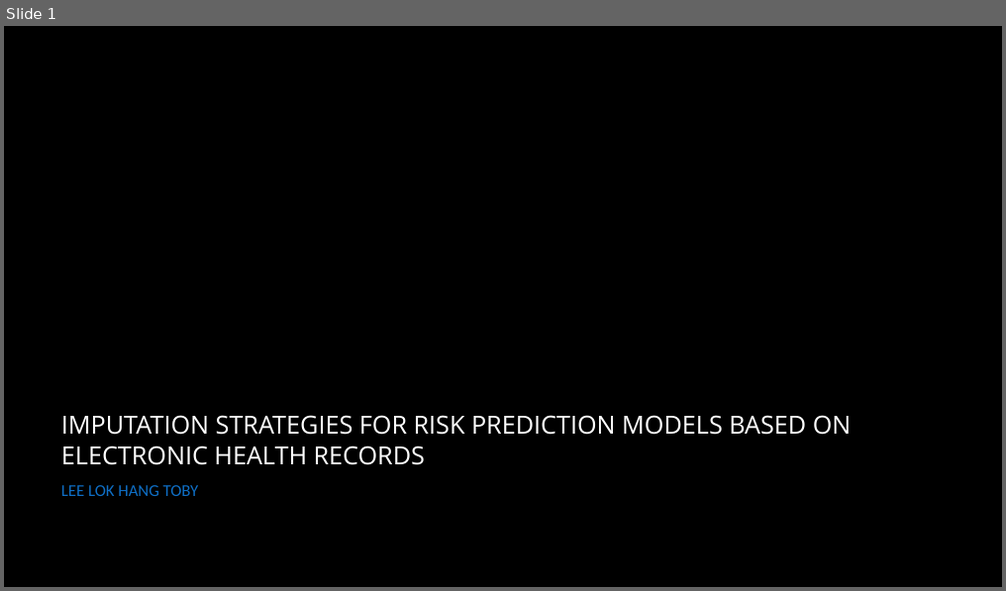
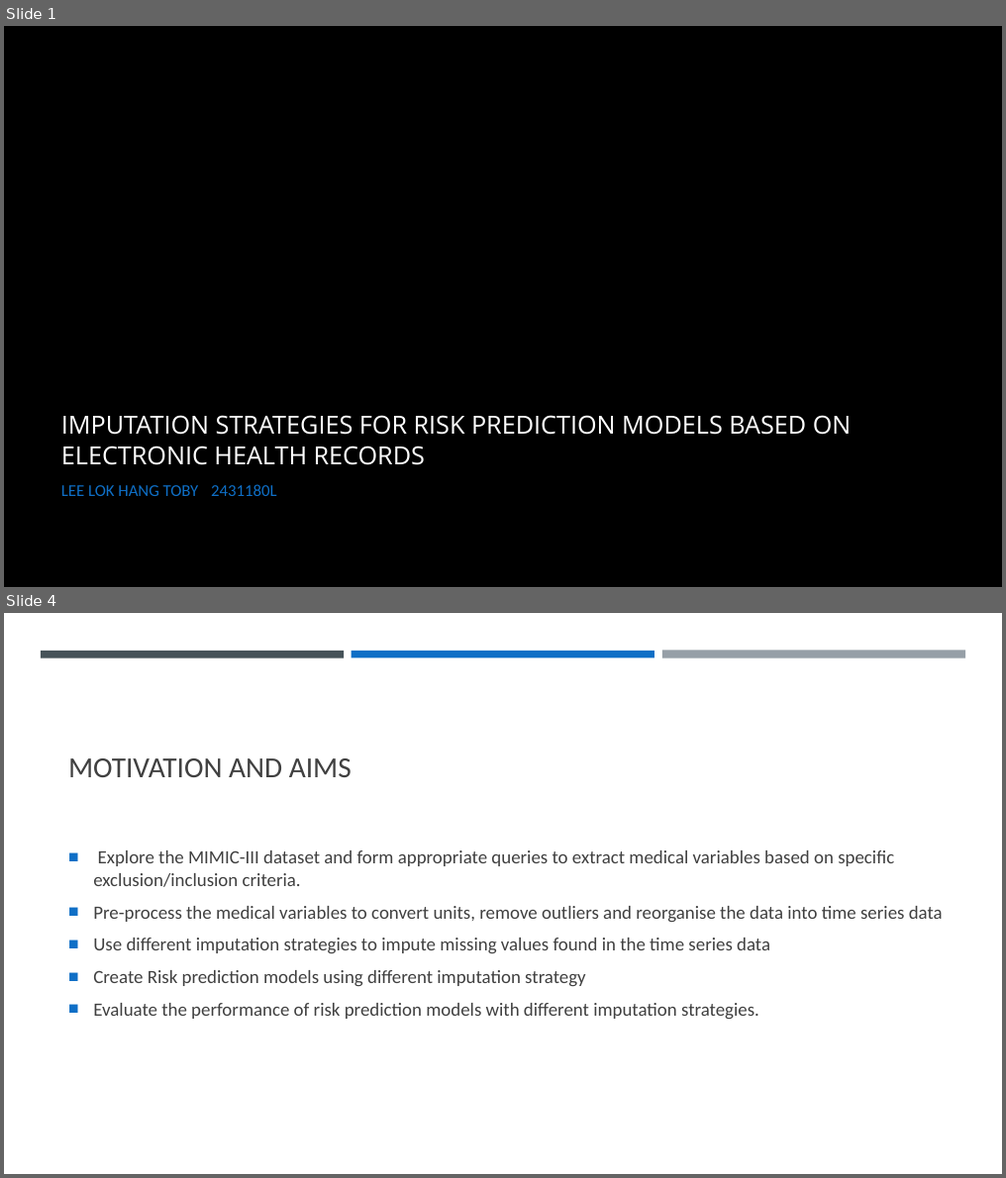
Before and after one commit to llhtoby/MIMIC-III-ML, a slide deck: presentation/Final Presentation.pptx. Shown one above the other, each under a label of ours: slide 1 before the commit, slides 1 and 4 after it; the slides between them are not shown. The pictures are 1006x591 and 1006x1178 pixels, drawn with LibreOffice and Linux fonts; fonts in the diff are those of the drawing; background and template pictures are left out. Boxes give left, top, right and bottom in pixels: in the first picture for what was removed or moved away, otherwise in the second. Text is boxed around its words. In the diff, an @@ line names an element or a change of style, - is before the commit and + after.

```diff
--- a/presentation/Final Presentation.pptx
+++ b/presentation/Final Presentation.pptx
@@ slide 4 added at [4,613,1002,1174], background #FFFFFF @@
@@ rectangle added at [41,651,344,658], fill #465359 @@
@@ rectangle added at [351,651,654,658], fill #0F6FC6 @@
@@ rectangle added at [662,651,965,659], fill #969FA7 @@
@@ title added at [68,759,351,777], 28 pt, text #404040 @@
+MOTIVATION AND AIMS
@@ text added at [93,851,943,1020], 18 pt, text #404040 @@
+■ Explore the MIMIC-III dataset and form appropriate queries to extract medical variables based on specific exclusion/inclusion criteria.
+■ Pre-process the medical variables to convert units, remove outliers and reorganise the data into time series data
+■ Use different imputation strategies to impute missing values found in the time series data
+■ Create Risk prediction models using different imputation strategy
+■ Evaluate the performance of risk prediction models with different imputation strategies.
@@ slide 1 changed as well @@
@@ subtitle at [61,484,276,496]: text changed @@
-LEE LOK HANG TOBY
+LEE LOK HANG TOBY 2431180L
```
Also in this commit, not shown: 4 other slides changed, 19 other slides added, 8 slides removed, 49 other files.
